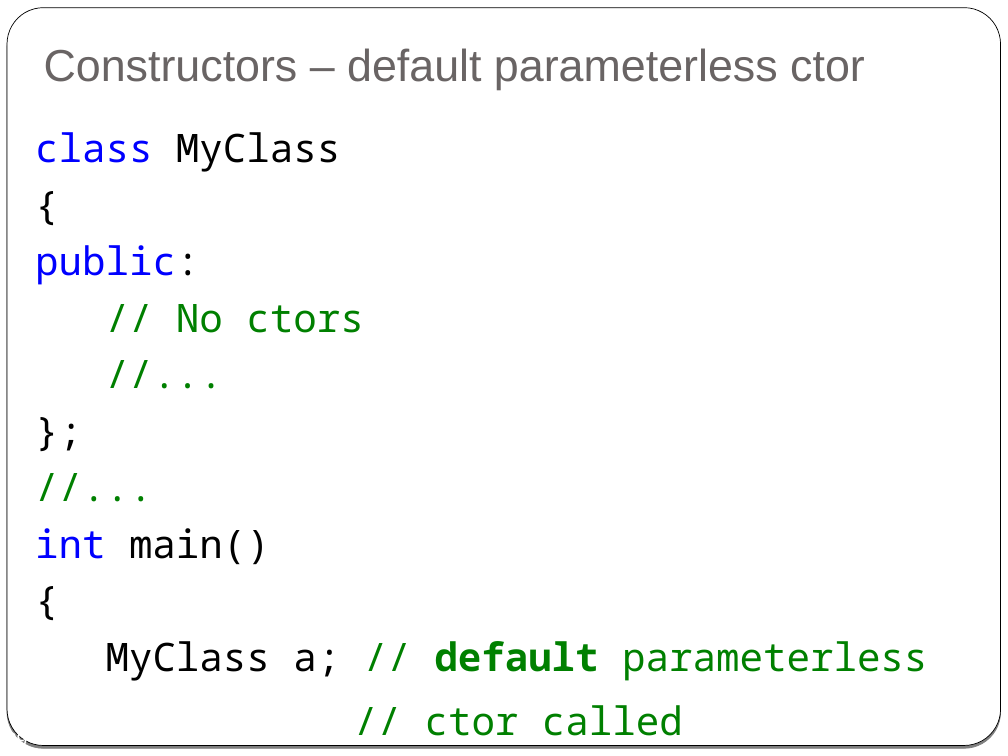
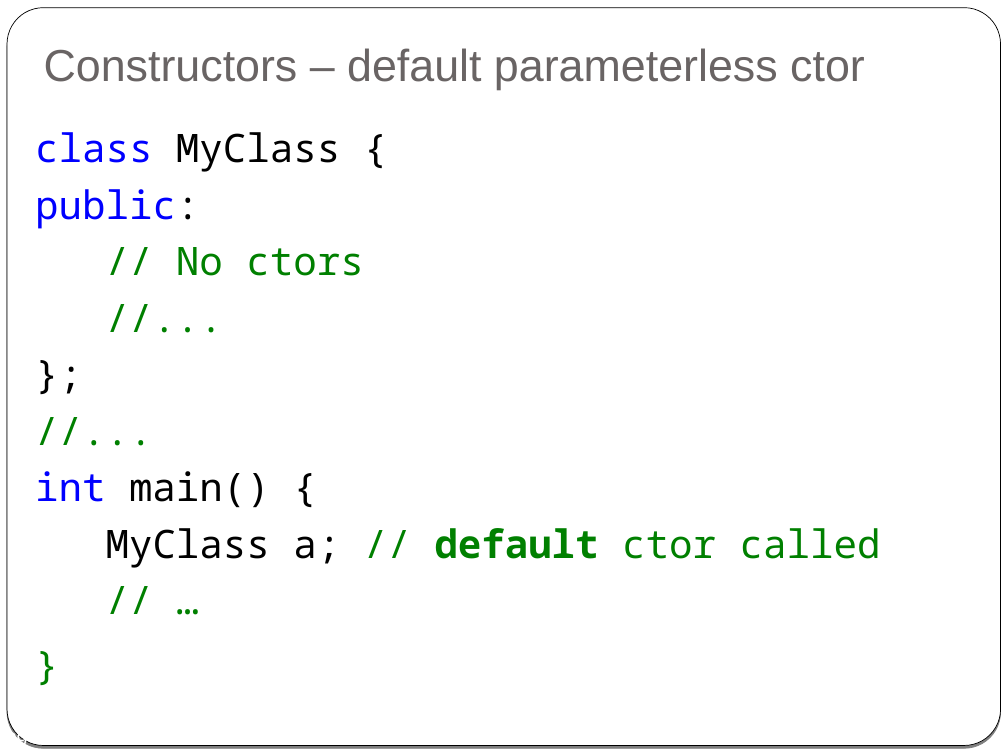
Before and after one commit to cpp-at-ariel/cpp-5778, a slide deck: slide 29 of week02-classes-constructors-destructors/slides.odp. Drawn at 1008x756 pixels with LibreOffice and Linux fonts; fonts in the diff are those of the drawing. Boxes give left, top, right and bottom in pixels: in the first picture for what was removed or moved away, otherwise in the second. Text is boxed around its words. In the diff, an @@ line names an element or a change of style, - is before the commit and + after.

Commit message:
Add copy constructor examples

```diff
--- a/week02-classes-constructors-destructors/slides.odp
+++ b/week02-classes-constructors-destructors/slides.odp
@@ text at (35,132,881,568): text changed @@
-class MyClass
-{
-public:
-// No ctors
-//...
-};
-//...
-int main()
-{
-MyClass a; // default parameterless
-// ctor called
-// ...
+class MyClass {
+public:
+// No ctors
+//...
+};
+//...
+int main() {
+MyClass a; // default ctor called
+// …
+}
```
Also in this commit, not shown: 2 other slides changed, 6 other files.
